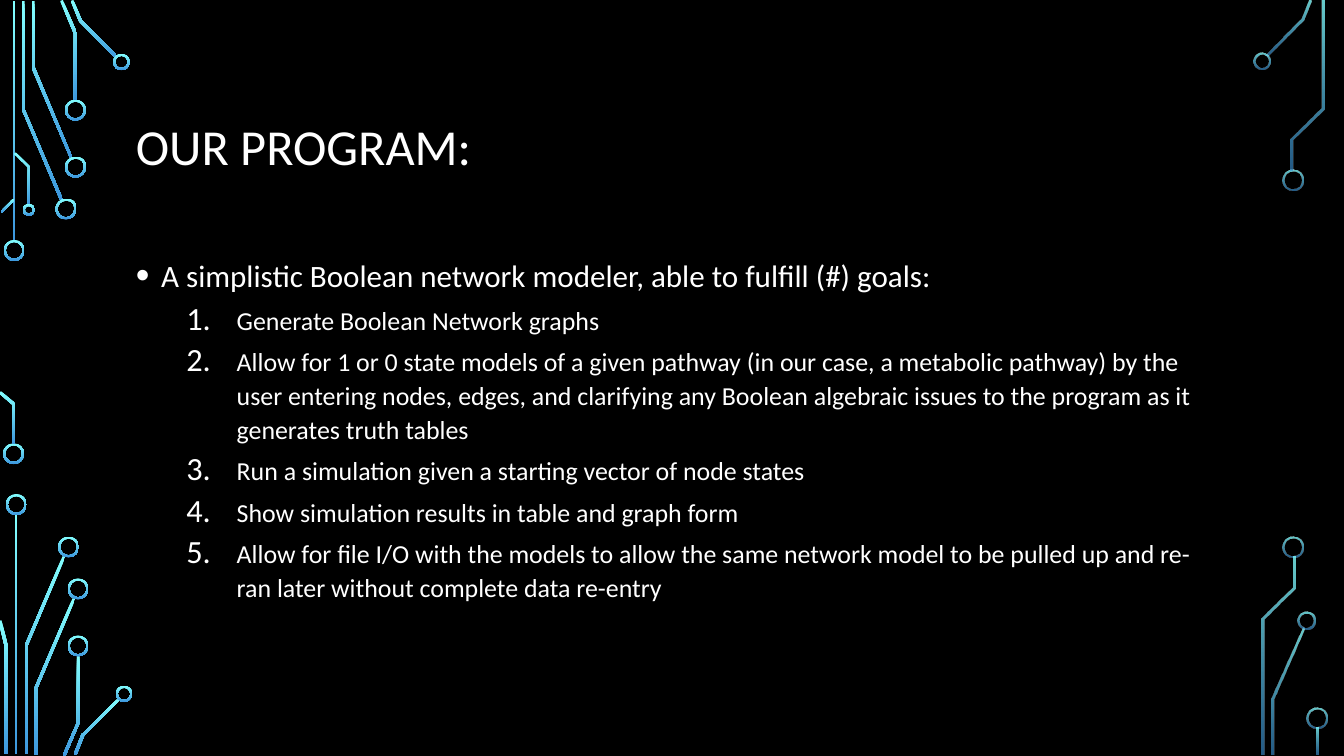
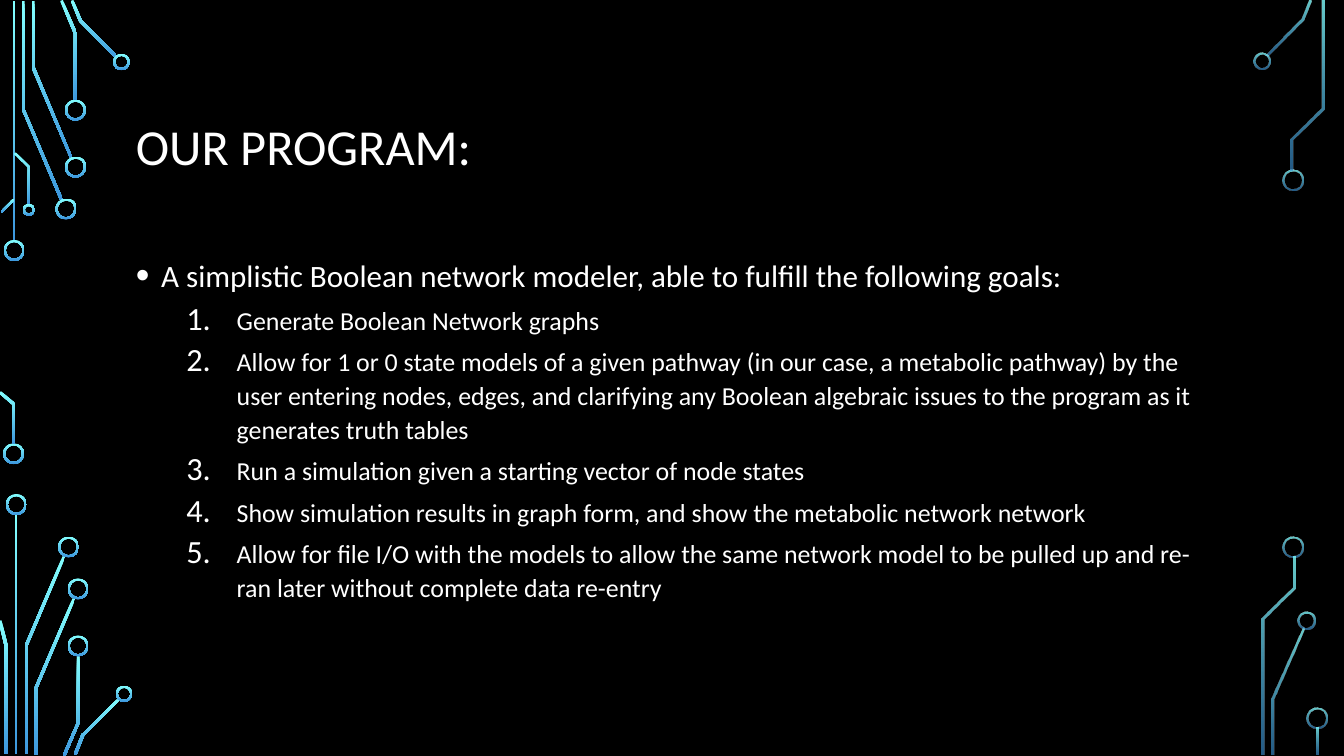
Before and after one commit to saleisha57/Bioinformatics_Final, a slide deck: slide 9 of Bioinformatics Project Slides_Better.pptx (slide 7 before the commit). Drawn at 1344x756 pixels with LibreOffice and Linux fonts; fonts in the diff are those of the drawing; background and template pictures are left out. Boxes give left, top, right and bottom in pixels: in the first picture for what was removed or moved away, otherwise in the second. Text is boxed around its words. In the diff, an @@ line names an element or a change of style, - is before the commit and + after.

```diff
--- a/Bioinformatics Project Slides_Better.pptx
+++ b/Bioinformatics Project Slides_Better.pptx
@@ text at [161, 265, 1061, 293]: text changed @@
-• A simplistic Boolean network modeler, able to fulfill (#) goals:
+• A simplistic Boolean network modeler, able to fulfill the following goals:
@@ text at [237, 504, 1086, 527]: text changed @@
-  4. Show simulation results in table and graph form
+  4. Show simulation results in graph form, and show the metabolic network network
```
Also in this commit, not shown: 3 other slides changed, 3 slides added, 1 slide removed.
